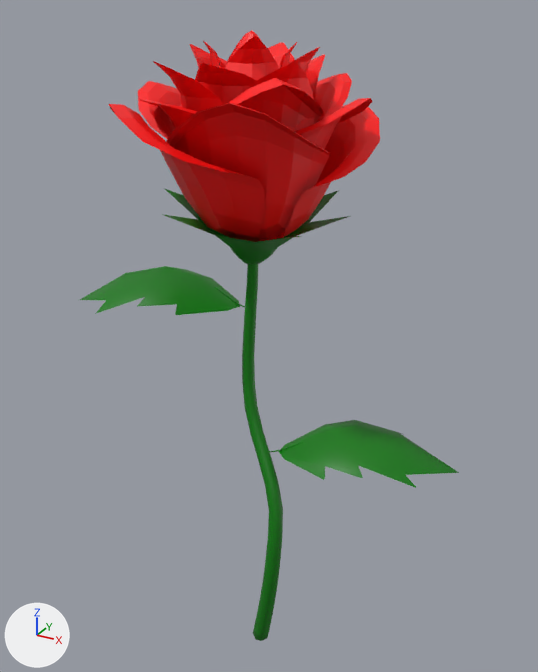
The FBX model Assets/Models/rosa1.fbx: old version first, new version second.
Both versions are drawn from a camera (50 mm lens) standing at (0.446, -0.838, 1.552) and looking at (-0.098, 0.152, 1.057). Every picture has the same lights, and +X, +Y and +Z are marked at lower left. Where no turn or scale is listed for an object, it has been applied to the vertices.

The first picture shows 'Capoll', 'Fulles', 'Petals', 'Tija'.
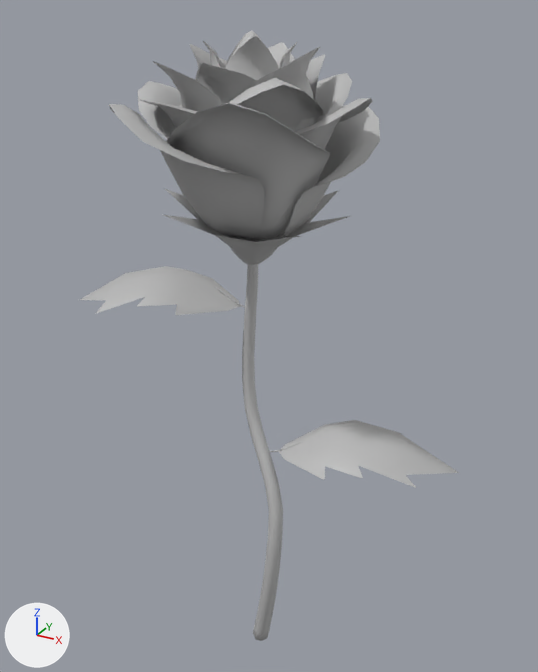
The newer file is also turned or shifted as a whole; pictures and numbers use the older file's frame.

Patch to the scene script:
```diff
--- a/Assets/Models/rosa1.fbx.py
+++ b/Assets/Models/rosa1.fbx.py
@@ mat_rosa2 @@
+mat_rosa2 = principled_material('rosa2')
+mat_rosa2.base_color = (0.5, 0.5, 0.5)  # grey #bcbcbc
@@ me_mesh_002 @@
 me_mesh_002.from_pydata(...)  # 41 vertices, 40 faces; spans x -0.145..0.143, y -0.138..0.15, z 0.566..0.682
-me_mesh_002.materials.append(mat_tija)  # dark green #007b00
+me_mesh_002.materials.append(mat_rosa2)  # grey #bcbcbc
@@ me_mesh_001 @@
 me_mesh_001.from_pydata(...)  # 153 vertices, 152 faces; spans x -0.038..0.066, y -0.041..0.039, z -0.182..0.618
-me_mesh_001.materials.append(mat_tija)  # dark green #007b00
+me_mesh_001.materials.append(mat_rosa2)  # grey #bcbcbc
@@ me_mesh_003 @@
 me_mesh_003.from_pydata(...)  # 1328 vertices, 1040 faces; spans x -0.179..0.167, y -0.187..0.186, z 0.606..0.902
 # used by ob_petals; location = (-0.1, 0.106, 0.623)
+# me_mesh_003 part 1: 1040 faces spanning x -0.179..0.167, y -0.187..0.186, z 0.606..0.902 switch from mat_petals (red #ff0000) to mat_rosa2 (grey #bcbcbc)
+# me_mesh_003 part 2: the surface is now shaded smooth
@@ me_mesh @@
 me_mesh.from_pydata(...)  # 106 vertices, 78 faces; spans x -0.344..0.314, y -0.091..0.186, z 0.205..0.539
-me_mesh.materials.append(mat_tija)  # dark green #007b00
+me_mesh.materials.append(mat_rosa2)  # grey #bcbcbc
```

What differs and where, as boxes [x1, y1, x2, y2] in the pictures (538 x 672 px):
'Fulles', recoloured (green to grey): [80, 266, 459, 488] in both
'Tija', recoloured (green to grey): [242, 264, 283, 641] in both
'Capoll', recoloured (green to grey): [162, 189, 349, 265] in both
part 1 of me_mesh_003, recoloured (red to grey): [109, 30, 380, 242] in both
